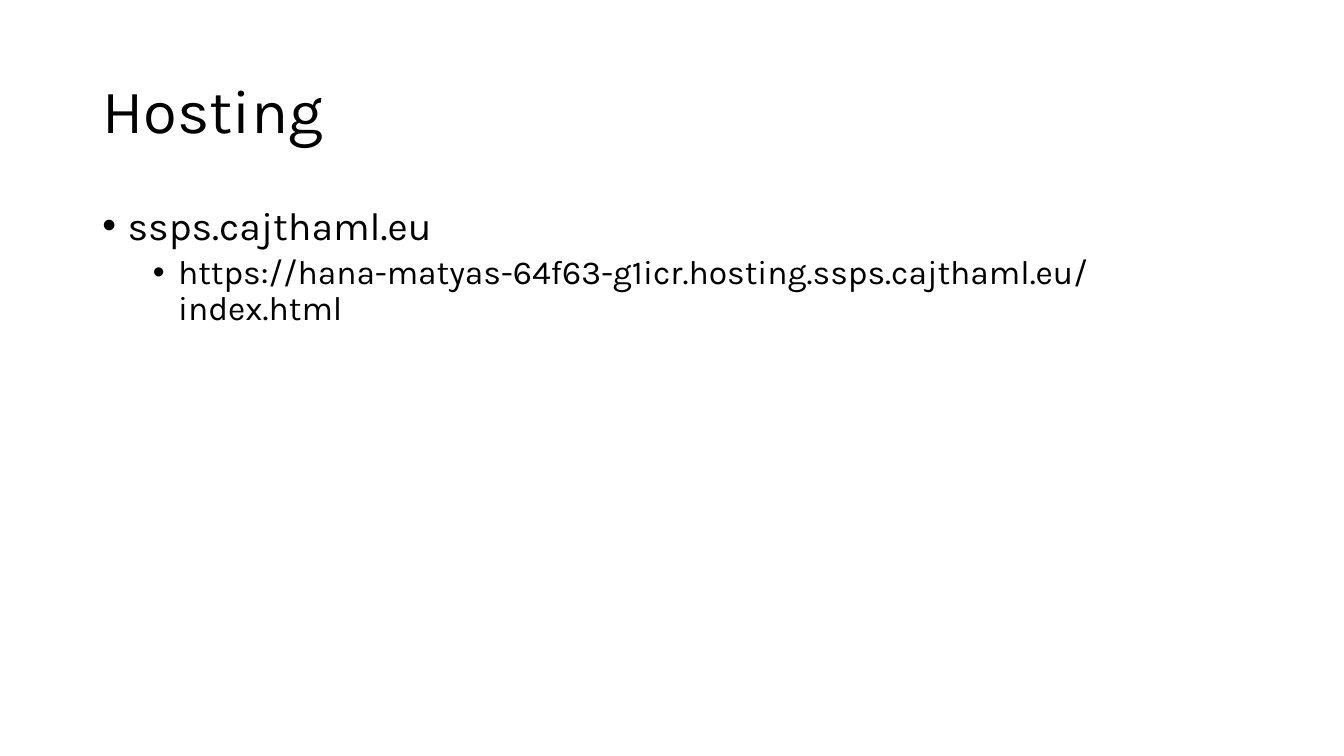
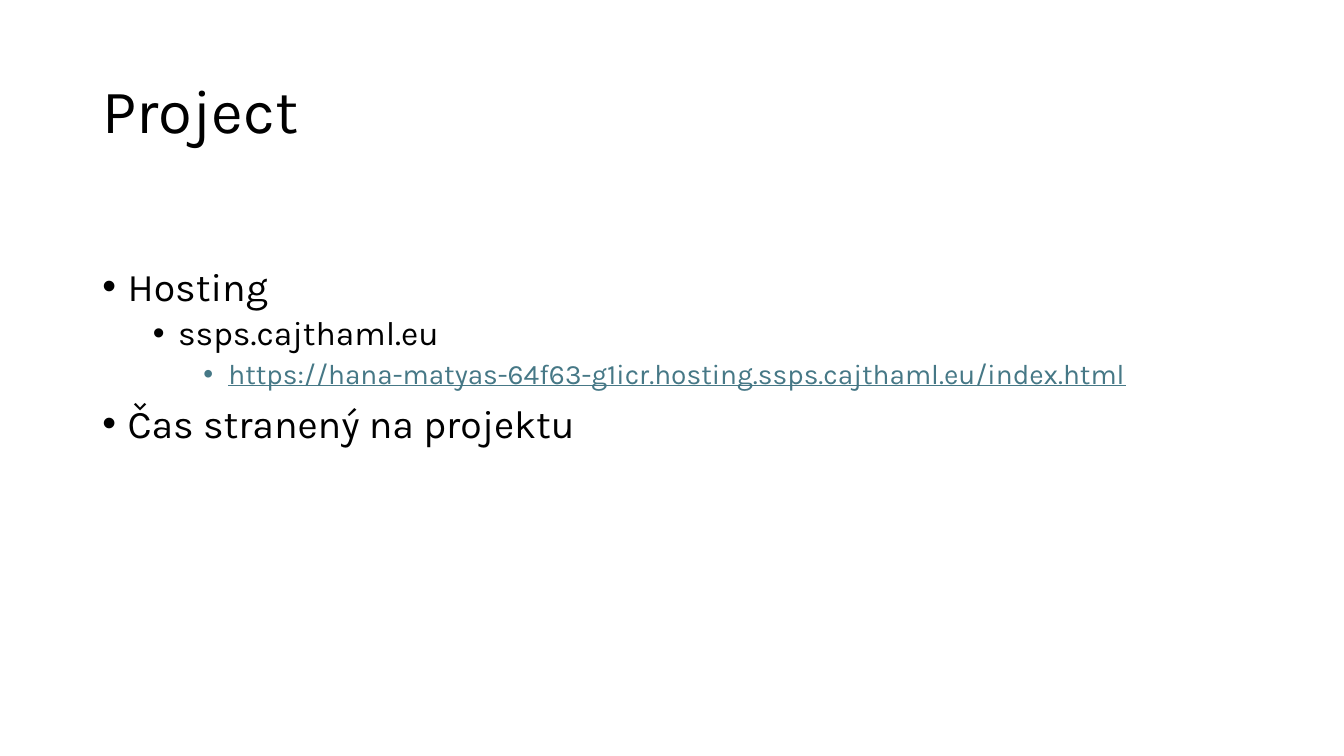
Before and after one commit to matty147/WBA_pololetni_prace, a slide deck: slide 8 of Hana.pptx. Drawn at 1344x756 pixels with LibreOffice and Linux fonts; fonts in the diff are those of the drawing. Boxes give left, top, right and bottom in pixels: in the first picture for what was removed or moved away, otherwise in the second. Text is boxed around its words. In the diff, an @@ line names an element or a change of style, - is before the commit and + after.

```diff
--- a/Hana.pptx
+++ b/Hana.pptx
@@ title at bbox=[102, 90, 298, 148]: text changed @@
-Hosting
+Project
@@ text at bbox=[128, 274, 268, 311]: paragraph added @@
+• Hosting
@@ text at bbox=[178, 322, 1124, 391]: size 28 to 24 pt in "ssps.cajthaml.eu"; size 24 to 20 pt, text colour #000000 to #467886, underline on in "https://hana-matyas-64f63-g1icr.hosting.ssps.cajthaml.eu/ind ..."; list level 1 to 2 in "ssps.cajthaml.eu"; list level 2 to 3 in "https://hana-matyas-64f63-g1icr.hosting.ssps.cajthaml.eu/ind ..." @@
@@ text at bbox=[128, 403, 574, 448]: paragraph added @@
+• Čas stranený na projektu
```
Also in this commit, not shown: 2 other files.
